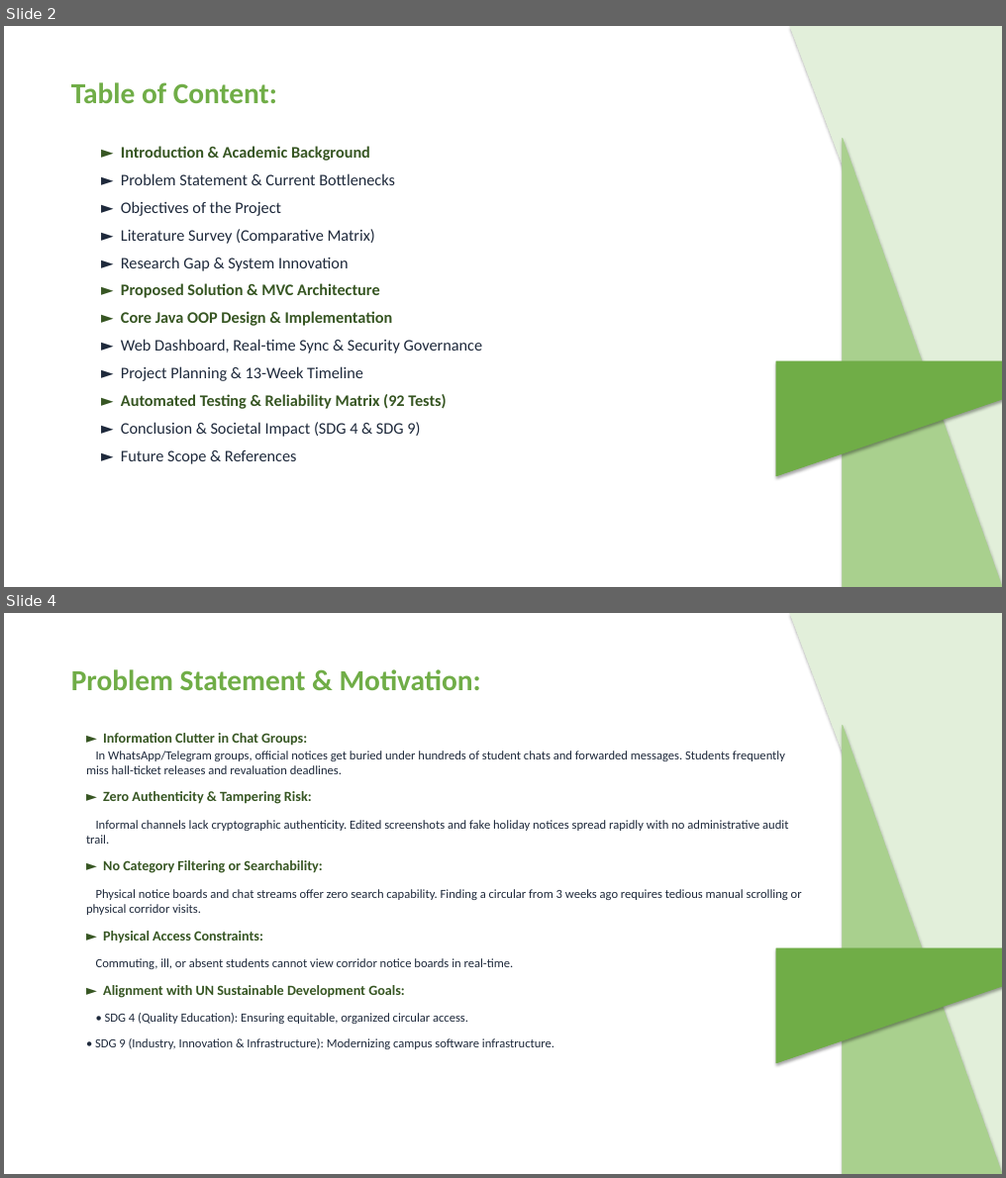
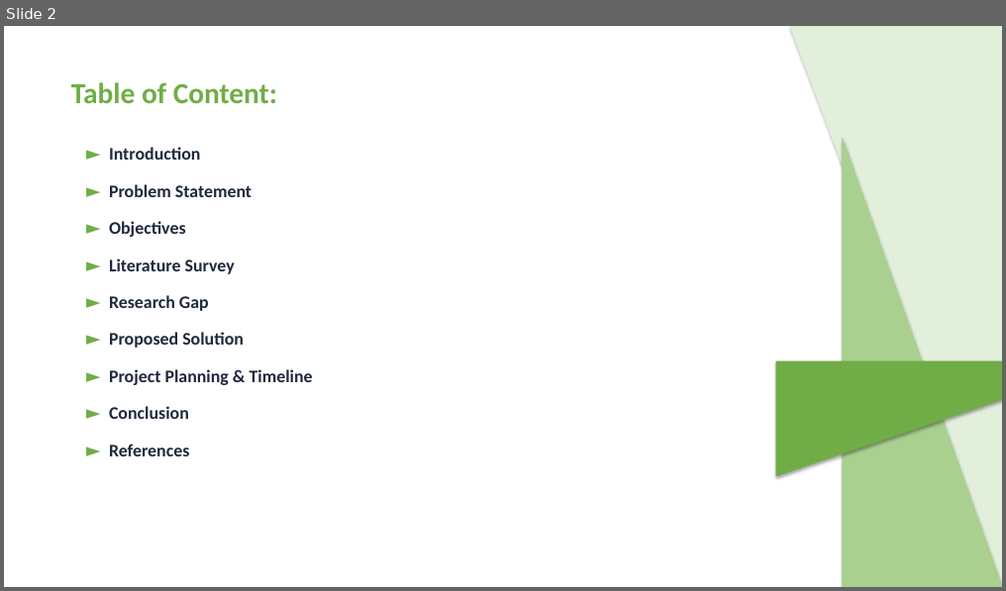
Before and after one commit to ATP0925/CampusNotify-Java-Mini-Project, a slide deck: CampusNotify_Review_Presentation.pptx. Shown one above the other, each under a label of ours: slides 2 and 4 before the commit, slide 2 after it; the slides between them are not shown. The pictures are 1006x1178 and 1006x591 pixels, drawn with LibreOffice and Linux fonts; fonts in the diff are those of the drawing. Boxes give left, top, right and bottom in pixels: in the first picture for what was removed or moved away, otherwise in the second. Text is boxed around its words. In the diff, an @@ line names an element or a change of style, - is before the commit and + after.

Commit message:
docs: align PPT deck strictly to Review 1 agenda (9 topics) and sync report points with sample report

```diff
--- a/CampusNotify_Review_Presentation.pptx
+++ b/CampusNotify_Review_Presentation.pptx
@@ slide 4 removed at [4, 613, 1002, 1174], background #FFFFFF @@
@@ right triangle removed at [790, 613, 1002, 1174] @@
@@ text removed at [71, 669, 481, 690] @@
-Problem Statement & Motivation:
@@ right triangle removed at [843, 725, 1002, 1174] @@
@@ text removed at [86, 733, 802, 1050] @@
-► Information Clutter in Chat Groups:
-In WhatsApp/Telegram groups, official notices get buried under hundreds of student chats and forwarded messages. Students frequently miss hall-ticket releases and revaluation deadlines.
-► Zero Authenticity & Tampering Risk:
-Informal channels lack cryptographic authenticity. Edited screenshots and fake holiday notices spread rapidly with no administrative audit trail.
-► No Category Filtering or Searchability:
-Physical notice boards and chat streams offer zero search capability. Finding a circular from 3 weeks ago requires tedious manual scrolling or physical corridor visits.
-► Physical Access Constraints:
-Commuting, ill, or absent students cannot view corridor notice boards in real-time.
-► Alignment with UN Sustainable Development Goals:
-• SDG 4 (Quality Education): Ensuring equitable, organized circular access.
-• SDG 9 (Industry, Innovation & Infrastructure): Modernizing campus software infrastructure.
@@ right triangle removed at [776, 949, 1002, 1063] @@
@@ slide 2 changed as well @@
@@ text at [109, 147, 313, 457]: text changed; size 15.5 to 17 pt; bold on @@
-► Introduction & Academic Background
-► Problem Statement & Current Bottlenecks
-► Objectives of the Project
-► Literature Survey (Comparative Matrix)
-► Research Gap & System Innovation
-► Proposed Solution & MVC Architecture
-► Core Java OOP Design & Implementation
-► Web Dashboard, Real-time Sync & Security Governance
-► Project Planning & 13-Week Timeline
-► Automated Testing & Reliability Matrix (92 Tests)
-► Conclusion & Societal Impact (SDG 4 & SDG 9)
-► Future Scope & References
+► Introduction
+► Problem Statement
+► Objectives
+► Literature Survey
+► Research Gap
+► Proposed Solution
+► Project Planning & Timeline
+► Conclusion
+► References
```
Also in this commit, not shown: 3 other slides changed, 8 slides added, 11 other slides removed, 11 other files.
